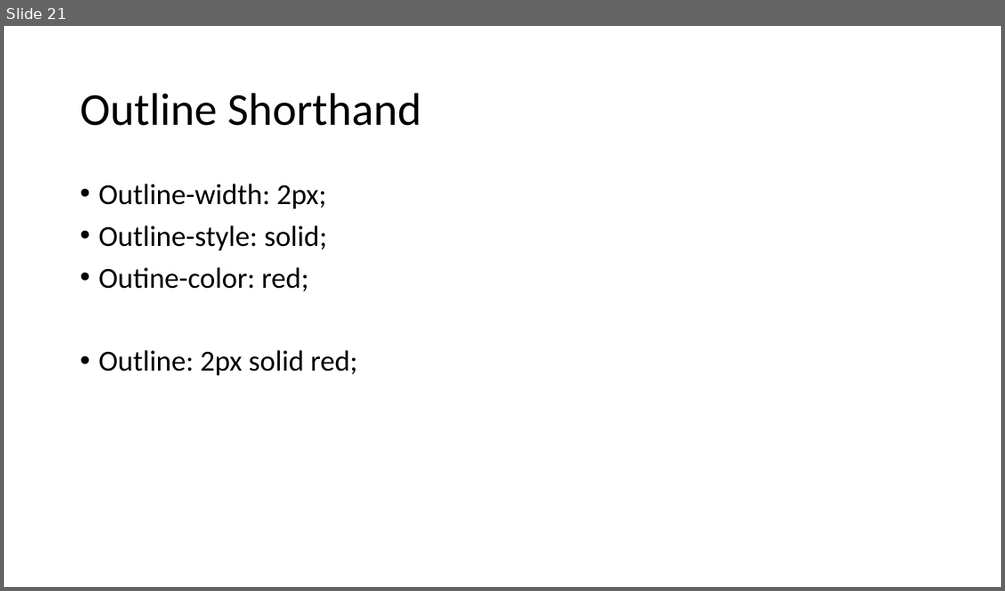
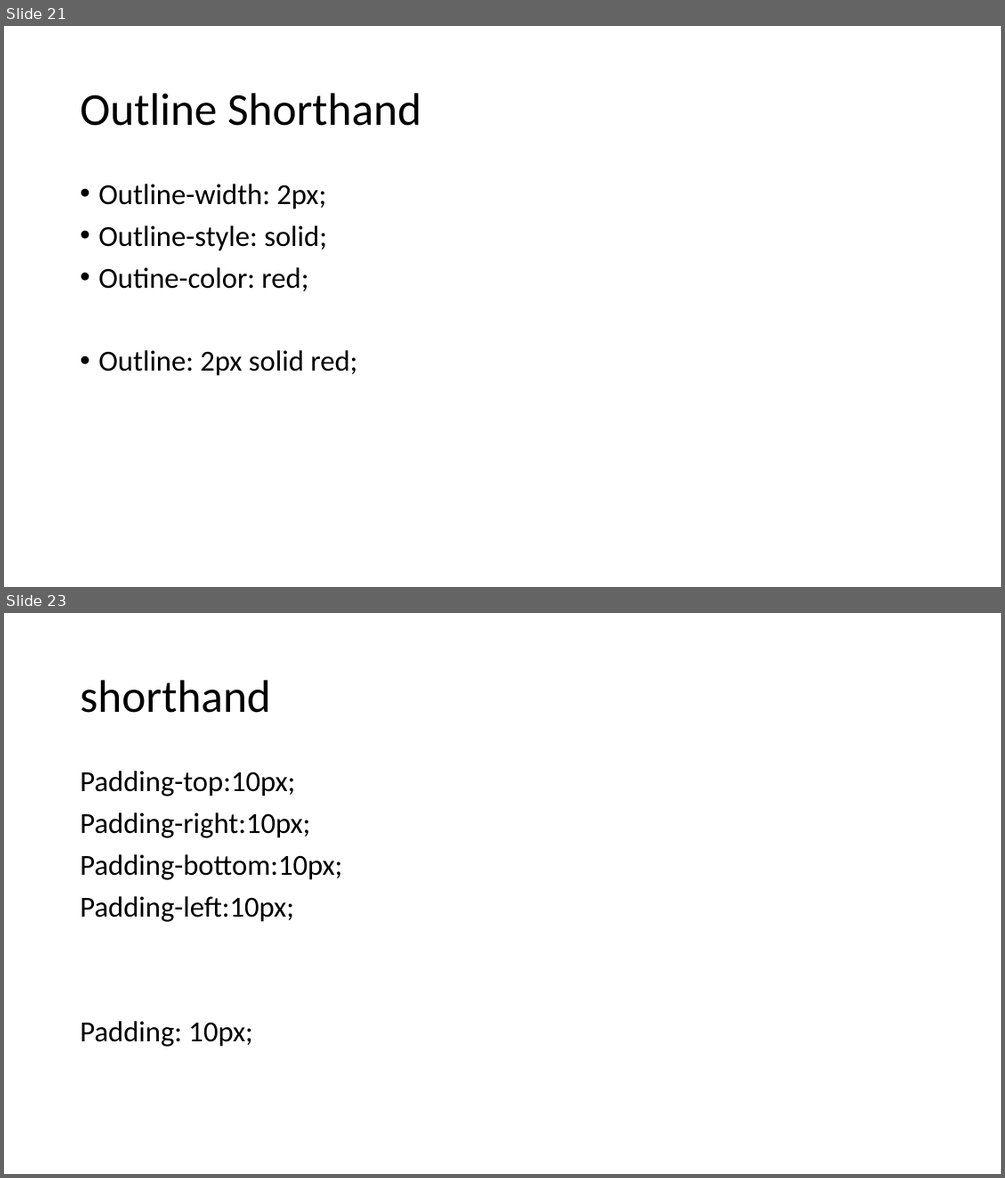
Before and after one commit to PiyushChaturvedii/Batch04, a slide deck: CSS.pptx. Shown one above the other, each under a label of ours: slide 21 before the commit, slides 21 and 23 after it; the slides between them are not shown. The pictures are 1005x591 and 1005x1178 pixels, drawn with LibreOffice and Linux fonts; fonts in the diff are those of the drawing. Boxes give left, top, right and bottom in pixels: in the first picture for what was removed or moved away, otherwise in the second. Text is boxed around its words. In the diff, an @@ line names an element or a change of style, - is before the commit and + after.

```diff
--- a/CSS.pptx
+++ b/CSS.pptx
@@ slide 23 added at bbox=[4, 613, 1001, 1174], background #FFFFFF @@
@@ title added at bbox=[80, 680, 271, 713], 44 pt, text #000000 @@
+shorthand
@@ text added at bbox=[80, 771, 342, 1046], 28 pt, text #000000 @@
+Padding-top:10px;
+Padding-right:10px;
+Padding-bottom:10px;
+Padding-left:10px;
+Padding: 10px;
```
Also in this commit, not shown: 20 other slides added, 13 other files.
